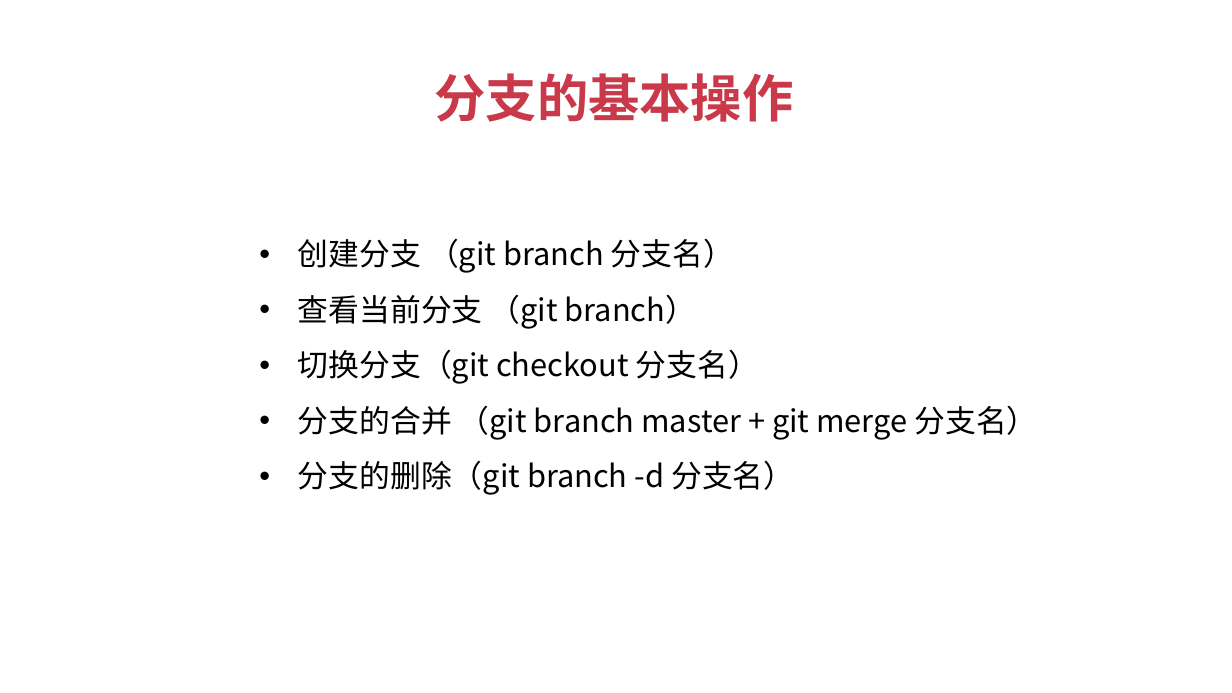
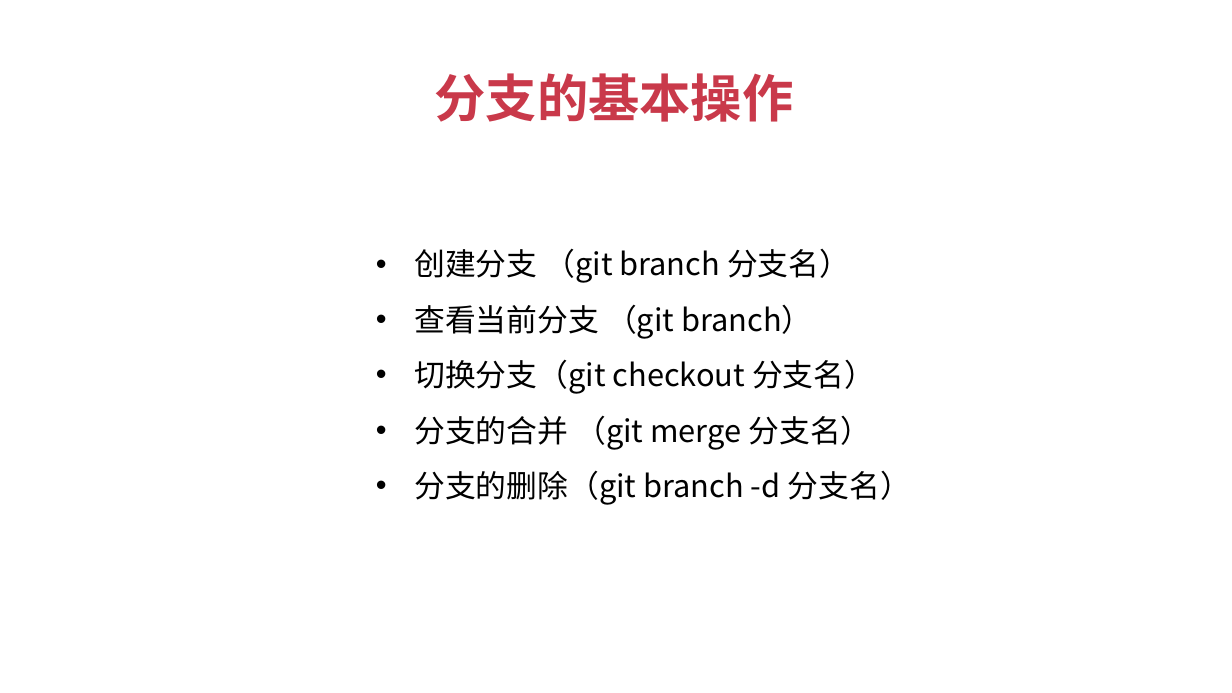
Before and after one commit to JSFFZL/Courseware-PPT, a slide deck: slide 16 of github.pptx. Drawn at 1232x693 pixels with LibreOffice and Linux fonts; fonts in the diff are those of the drawing; background and template pictures are left out. Boxes give left, top, right and bottom in pixels: in the first picture for what was removed or moved away, otherwise in the second. Text is boxed around its words. In the diff, an @@ line names an element or a change of style, - is before the commit and + after.

Commit message:
12-21

```diff
--- a/github.pptx
+++ b/github.pptx
@@ text "创建分支 （git branch 分支名）": place and size @@
-text "创建分支 （git branch 分支名）" at (298, 238, 1038, 495)
+text "创建分支 （git branch 分支名）" at (414, 248, 911, 505)
@@ text at (414, 415, 871, 450): text changed @@
-• 分支的合并 （git branch master + git merge 分支名）
+• 分支的合并 （git merge 分支名）
```
Also in this commit, not shown: 4 other slides changed.
